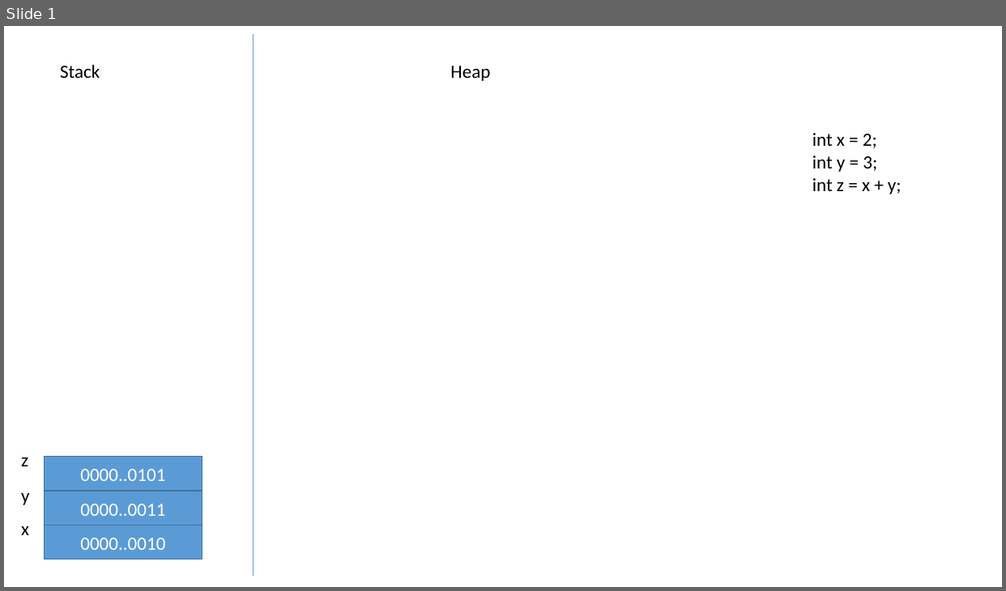
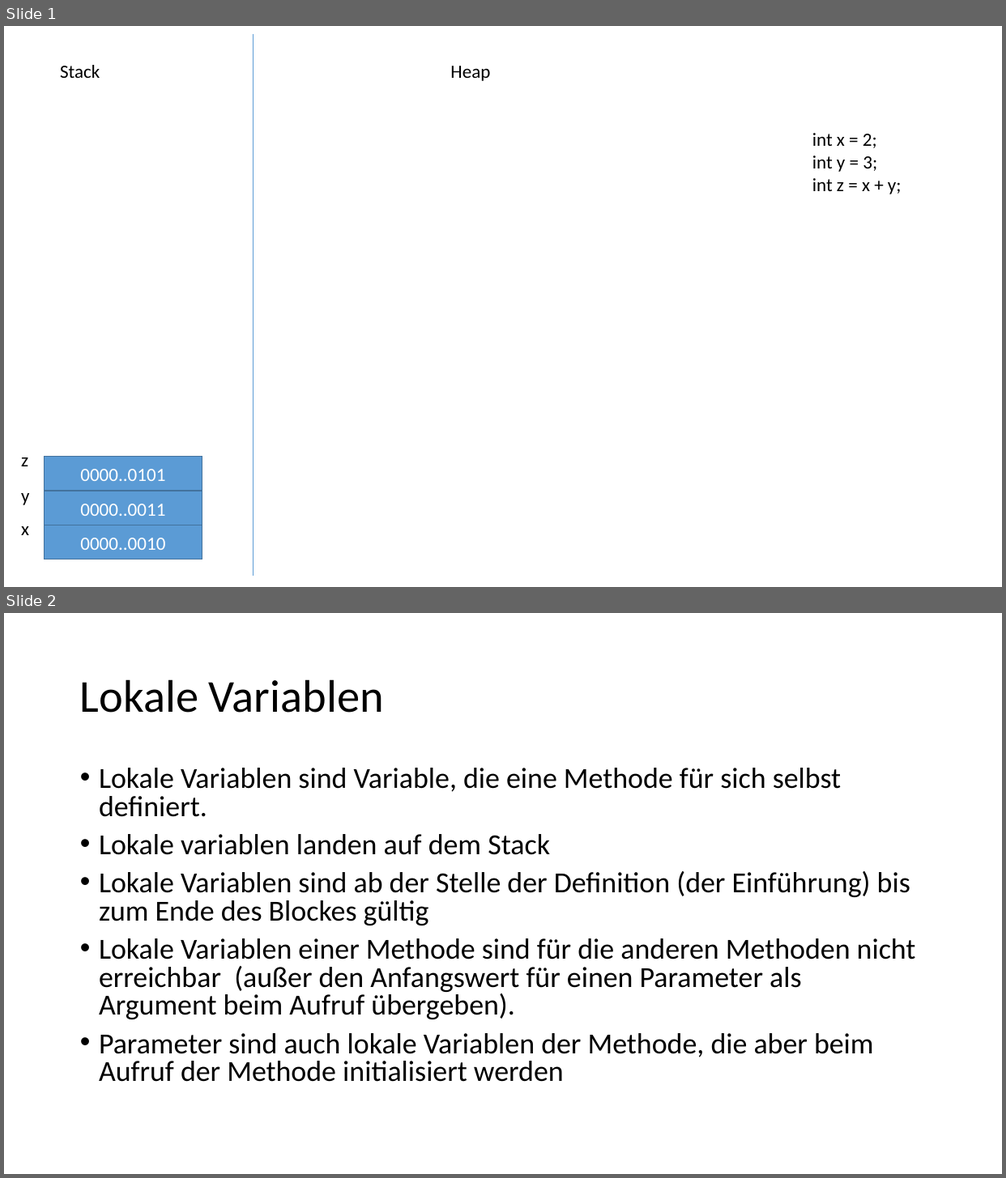
Before and after one commit to ccjavadozent/oca_162982, a slide deck: Diagramme/Stack und Heap.pptx. Shown one above the other, each under a label of ours: slide 1 before the commit, slides 1 and 2 after it. The pictures are 1006x591 and 1006x1178 pixels, drawn with LibreOffice and Linux fonts; fonts in the diff are those of the drawing. Boxes give left, top, right and bottom in pixels: in the first picture for what was removed or moved away, otherwise in the second. Text is boxed around its words. In the diff, an @@ line names an element or a change of style, - is before the commit and + after.

```diff
--- a/Diagramme/Stack und Heap.pptx
+++ b/Diagramme/Stack und Heap.pptx
@@ slide 2 added at [4,613,1002,1174], background #FFFFFF @@
@@ title added at [80,679,384,713], 44 pt, text #000000 @@
+Lokale Variablen
@@ text added at [99,768,916,1082], 28 pt, text #000000 @@
+• Lokale Variablen sind Variable, die eine Methode für sich selbst definiert.
+• Lokale variablen landen auf dem Stack
+• Lokale Variablen sind ab der Stelle der Definition (der Einführung) bis zum Ende des Blockes gültig
+• Lokale Variablen einer Methode sind für die anderen Methoden nicht erreichbar (außer den Anfangswert für einen Parameter als Argument beim Aufruf übergeben).
+• Parameter sind auch lokale Variablen der Methode, die aber beim Aufruf der Methode initialisiert werden
```
Also in this commit, not shown: 6 other slides added, 6 other files.
